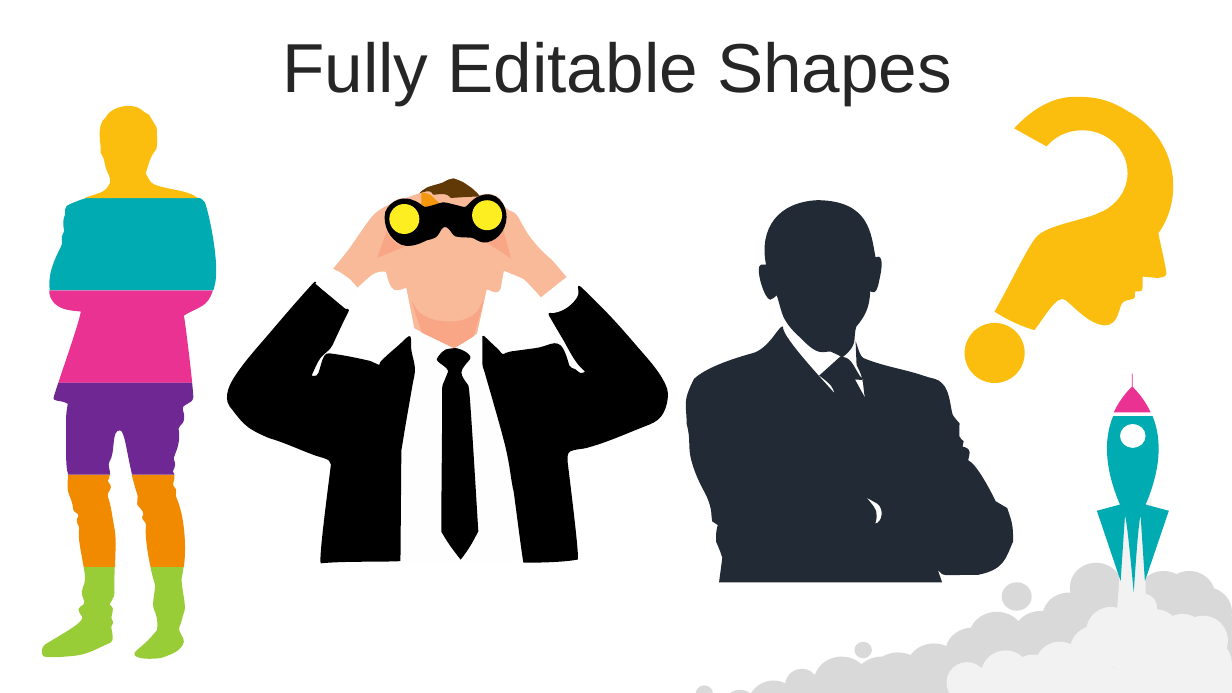
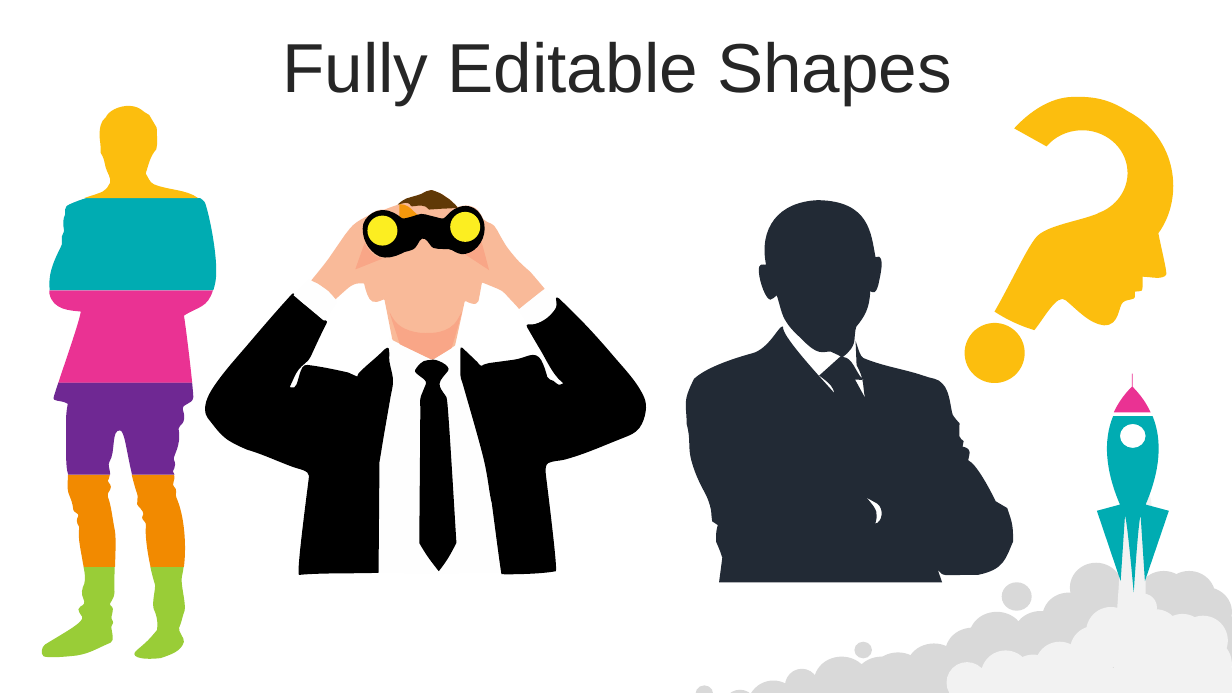
Before and after one commit to Eyssamsh/gui, a slide deck: slide 52 of guiProjekt/downloads/Final Präsentation Mehrsprachigkeit.pptx (slide 44 before the commit). Drawn at 1232x693 pixels with LibreOffice and Linux fonts; fonts in the diff are those of the drawing; background and template pictures are left out. Boxes give left, top, right and bottom in pixels: in the first picture for what was removed or moved away, otherwise in the second. Text is boxed around its words. In the diff, an @@ line names an element or a change of style, - is before the commit and + after.

```diff
--- a/guiProjekt/downloads/Final Präsentation Mehrsprachigkeit.pptx
+++ b/guiProjekt/downloads/Final Präsentation Mehrsprachigkeit.pptx
@@ 4 freeform shapes: place and size @@
-4 freeform shapes at <box>334,178,579,562</box>
+4 freeform shapes at <box>311,190,556,573</box>
@@ 12 freeform shapes: place and size @@
-12 freeform shapes at <box>227,192,668,564</box>
+12 freeform shapes at <box>205,204,646,575</box>
```
Also in this commit, not shown: 2 other slides changed, 11 slides added, 3 slides removed.
